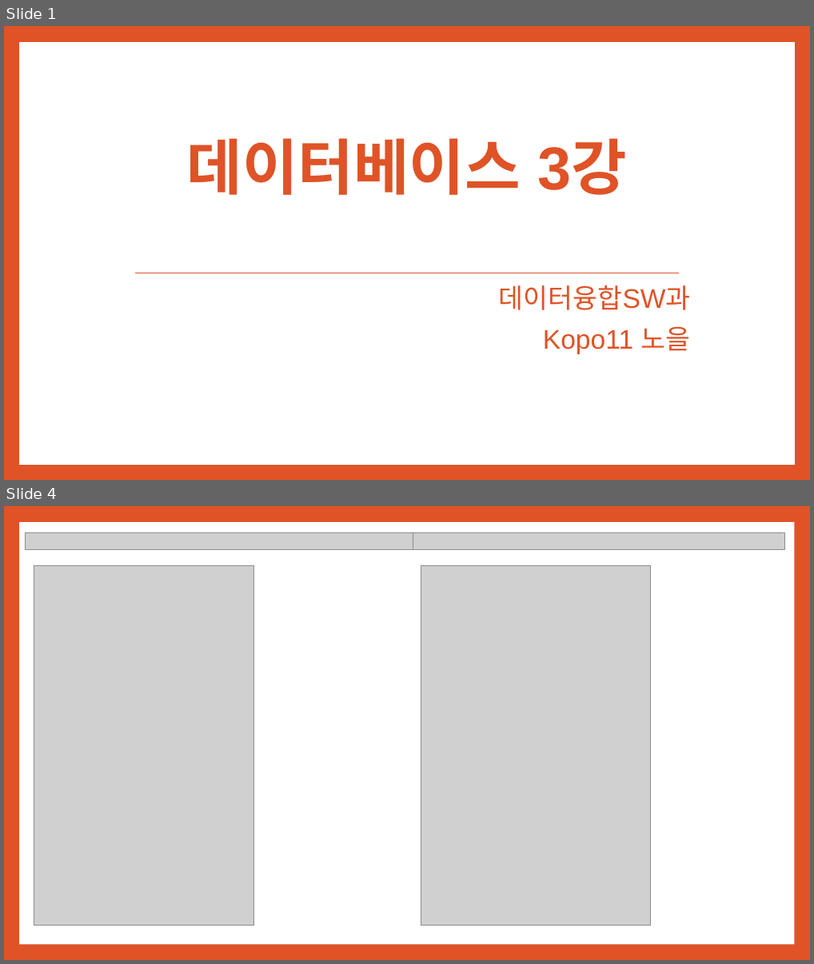
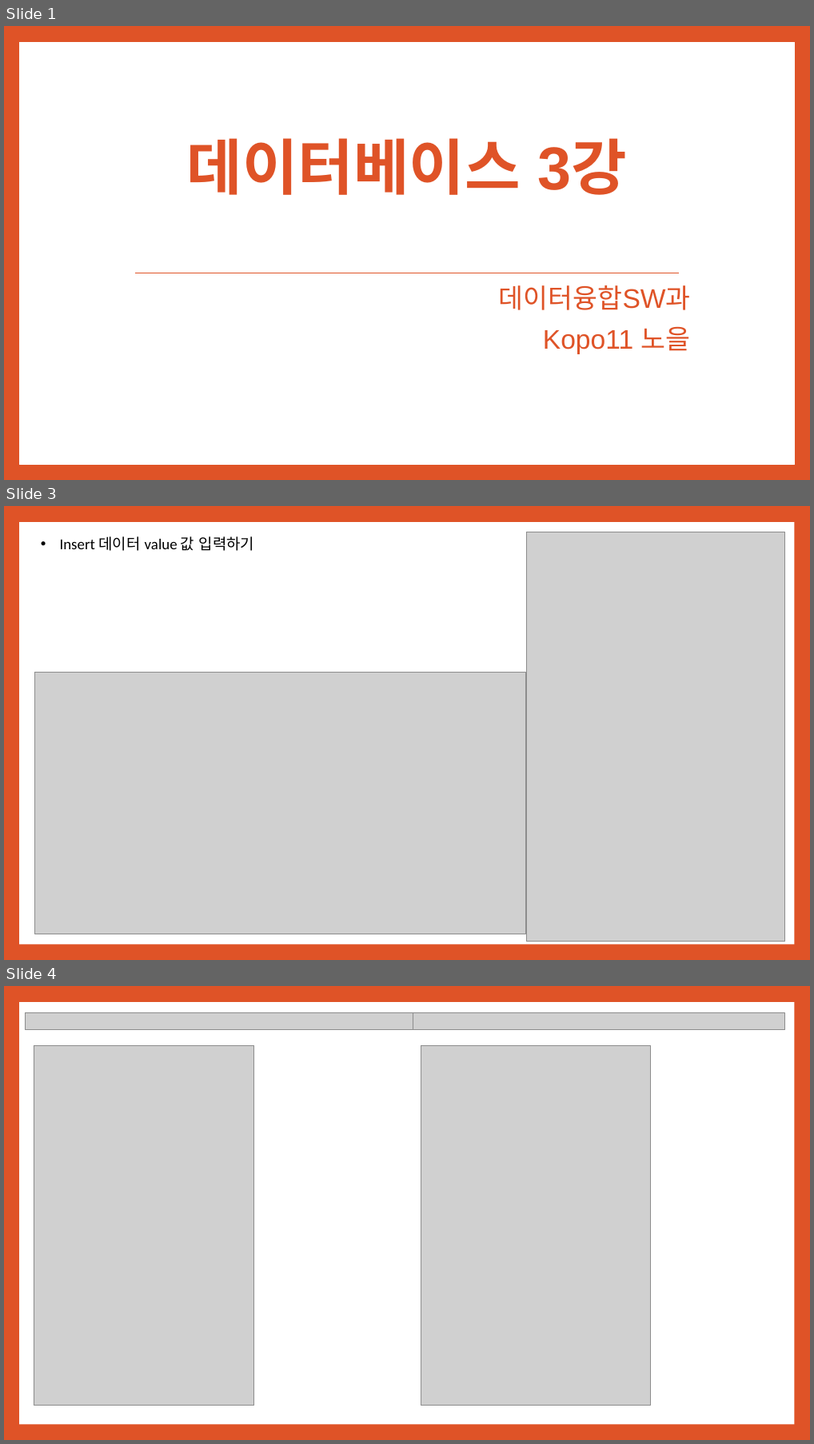
Before and after one commit to noheul1030/KOPO-database, a slide deck: 과제PPT/데이터베이스 3강.pptx. Shown one above the other, each under a label of ours: slides 1 and 4 before the commit, slides 1, 3 and 4 after it; the slides between them are not shown. The pictures are 814x964 and 814x1444 pixels, drawn with LibreOffice and Linux fonts; fonts in the diff are those of the drawing; grey boxes stand for pictures. Boxes give left, top, right and bottom in pixels: in the first picture for what was removed or moved away, otherwise in the second. Text is boxed around its words. In the diff, an @@ line names an element or a change of style, - is before the commit and + after.

```diff
--- a/과제PPT/데이터베이스 3강.pptx
+++ b/과제PPT/데이터베이스 3강.pptx
@@ slide 3 added at [4,506,810,960], background #DF5327; not listed: 1 template element that a slide beside it also shows @@
@@ text added at [60,536,255,551], 18 pt, text #000000 @@
+• Insert 데이터 value 값 입력하기
@@ picture added at [526,532,786,941] @@
@@ picture added at [35,672,526,933] @@
```
Also in this commit, not shown: 2 slides changed, 22 other slides added, 14 slides removed.
